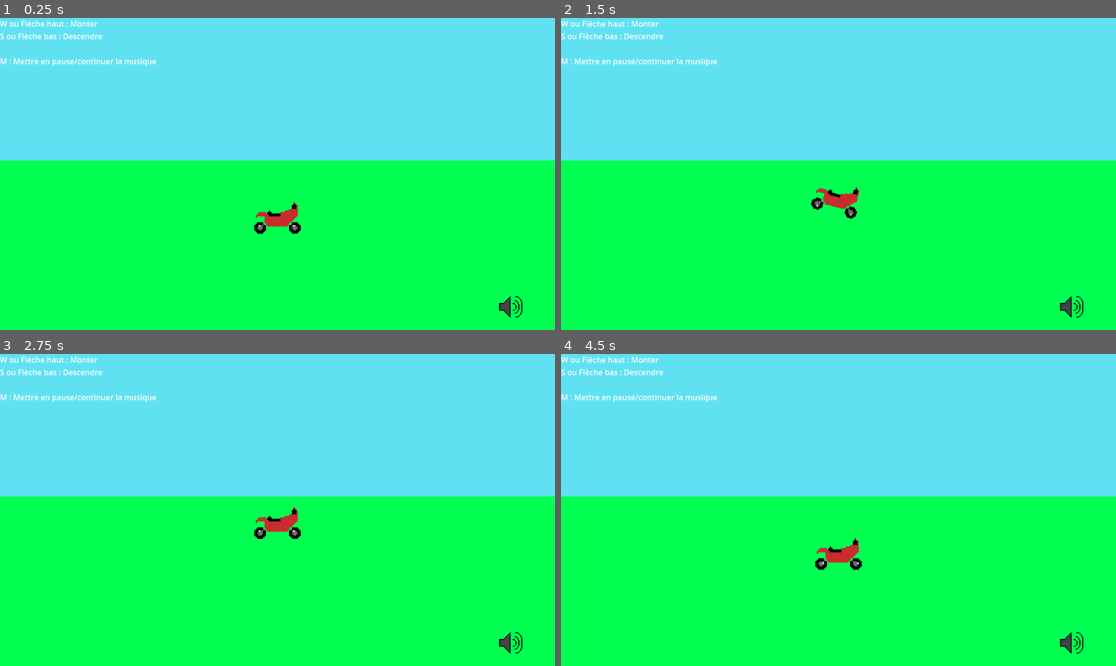
Above: before the commit, frames 1-4 (two rows, left to right).
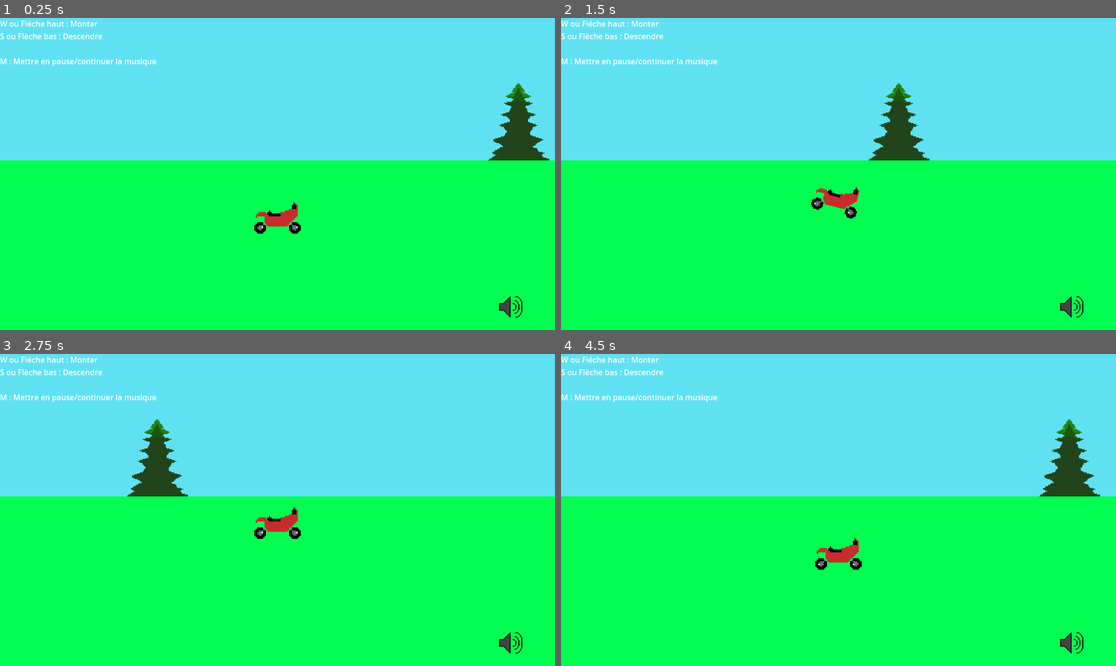
Above: after the commit, the same moments.

Repository: Alexis-Guilbault/guilbault_alexis_tp1_582301MO
Game: Godot game, scene res://scenes/pieces/game.tscn
The game is run twice, just before and just after one commit, with the same random seed, the same clock (stepped at 60 frames per second) and the same inputs. Sound files missing from this copy of the repository are replaced by a short silence.
Inputs:
- Up to frame 1 (0.25 s): no input
- Up to frame 2 (1.5 s): hold Up (Up) 0.53-1.28 s; hold Down (Down) from 1.28 s (still down)
- Up to frame 3 (2.75 s): release Down (Down) at 2.03 s; hold Up (Up) from 2.03 s (still down)
- Up to frame 4 (4.5 s): release Up (Up) at 3.53 s; hold Down (Down) from 3.53 s (still down)

The runs differ from the first frame. In frame 1, 1.3% of the frame differs, in the area x 46-99%, y 20-68%; in frame 2, 1.3%; in frame 3, 1.3%, in the area x 22-54%, y 20-58%; in frame 4, 1.3%.

Commit message:
Export final

Diff:
--- /dev/null
+++ b/guilbault_alexis_tp1/scenes/objets/arbre.gd
@@ -0,0 +1,8 @@
+extends Node2D
+var speed = -5
+
+func _process(delta: float) -> void:
+	position.x += speed
+
+	if position.x < -1000:
+		position.x = 1500
--- /dev/null
+++ b/guilbault_alexis_tp1/scenes/objets/arbre.tscn
@@ -0,0 +1,10 @@
+[gd_scene load_steps=3 format=3 uid="uid://cak1dfeb8xvyp"]
+
+[ext_resource type="Script" uid="uid://6730m715iwu4" path="res://scenes/objets/arbre.gd" id="1_5xcpl"]
+[ext_resource type="Texture2D" uid="uid://cye0cqtrwvbyv" path="res://assets/images/arbre.png" id="1_63kuu"]
+
+[node name="arbre" type="Node2D"]
+script = ExtResource("1_5xcpl")
+
+[node name="Sprite2D" type="Sprite2D" parent="."]
+texture = ExtResource("1_63kuu")
--- a/guilbault_alexis_tp1/scenes/objets/joueur.tscn
+++ b/guilbault_alexis_tp1/scenes/objets/joueur.tscn
@@ -37,7 +37,7 @@
 }],
 "loop": true,
 "name": &"default",
-"speed": 5.0
+"speed": 8.0
 }]
 
 [node name="joueur" type="Node2D"]
--- a/guilbault_alexis_tp1/scenes/pieces/game.tscn
+++ b/guilbault_alexis_tp1/scenes/pieces/game.tscn
@@ -1,7 +1,8 @@
-[gd_scene load_steps=3 format=3 uid="uid://368p57k2tkc4"]
+[gd_scene load_steps=4 format=3 uid="uid://368p57k2tkc4"]
 
 [ext_resource type="PackedScene" uid="uid://bntud7twsv0pf" path="res://scenes/objets/joueur.tscn" id="1_xv5en"]
 [ext_resource type="PackedScene" uid="uid://dtkmuqas7cswb" path="res://scenes/objets/volume.tscn" id="2_0xxps"]
+[ext_resource type="PackedScene" uid="uid://cak1dfeb8xvyp" path="res://scenes/objets/arbre.tscn" id="3_hf32p"]
 
 [node name="game" type="Node2D"]
 
@@ -13,6 +14,12 @@
 color = Color(0, 1, 0.316667, 1)
 polygon = PackedVector2Array(0, 296, 1152, 296, 1152, 648, 0, 648)
 
+[node name="arbre" parent="." instance=ExtResource("3_hf32p")]
+position = Vector2(-99, 216)
+
+[node name="arbre2" parent="." instance=ExtResource("3_hf32p")]
+position = Vector2(1151, 216)
+
 [node name="volume" parent="." instance=ExtResource("2_0xxps")]
 position = Vector2(1064, 600)
 
@@ -20,8 +27,8 @@
 position = Vector2(576, 400)
 
 [node name="Label" type="Label" parent="."]
-offset_right = 40.0
-offset_bottom = 23.0
+offset_right = 325.0
+offset_bottom = 101.0
 text = "W ou Fléche haut : Monter
 S ou Flèche bas : Descendre
 
Binary file added: guilbault_alexis_tp1/assets/images/arbre.png
Not shown, added: guilbault_alexis_tp1/assets/images/arbre.png.import
Not shown, added: guilbault_alexis_tp1/scenes/objets/arbre.gd.uid
Not shown, changed: doc/index.html
Not shown, changed: doc/index.icon.png
Not shown, changed: doc/index.js
Not shown, changed: doc/index.pck
Not shown, changed: doc/index.wasm
